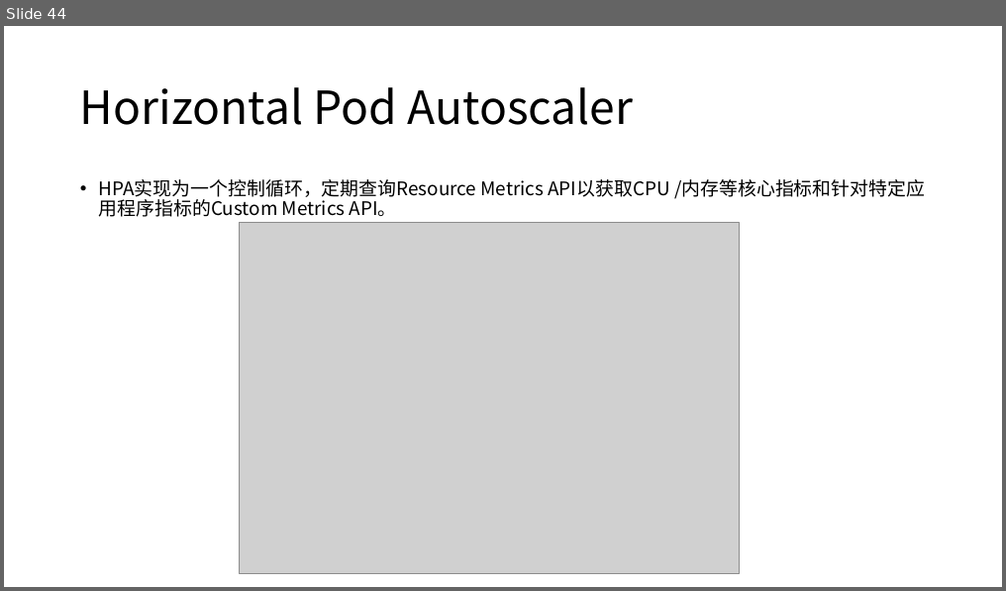
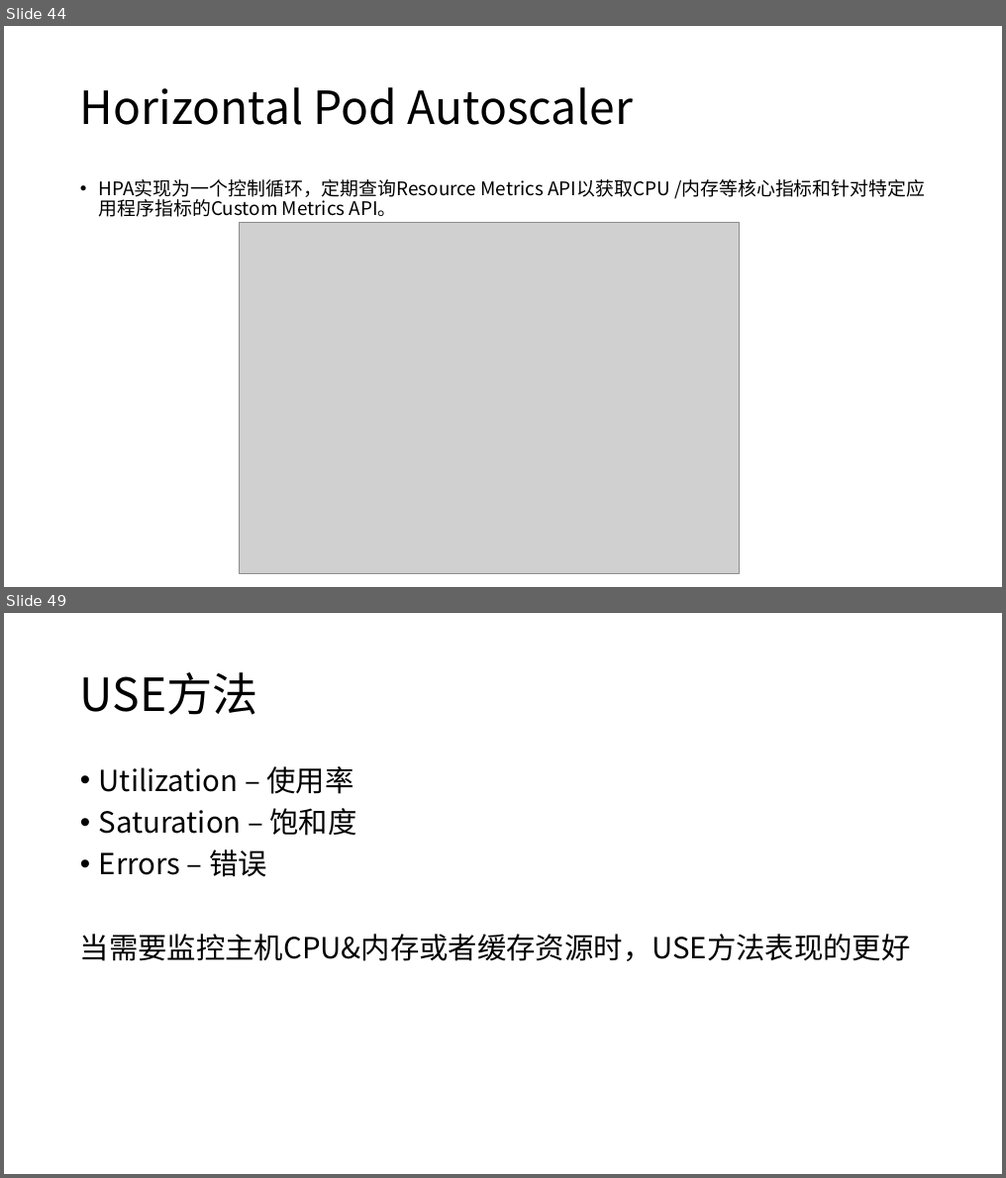
Before and after one commit to kingreatwill/open, a slide deck: files/Prometheus.pptx. Shown one above the other, each under a label of ours: slide 44 before the commit, slides 44 and 49 after it; the slides between them are not shown. The pictures are 1006x591 and 1006x1178 pixels, drawn with LibreOffice and Linux fonts; fonts in the diff are those of the drawing; grey boxes stand for pictures. Boxes give left, top, right and bottom in pixels: in the first picture for what was removed or moved away, otherwise in the second. Text is boxed around its words. In the diff, an @@ line names an element or a change of style, - is before the commit and + after.

```diff
--- a/files/Prometheus.pptx
+++ b/files/Prometheus.pptx
@@ slide 49 added at (x1=4, y1=613, x2=1002, y2=1174), background #FFFFFF @@
@@ title added at (x1=80, y1=672, x2=258, y2=715), 44 pt, text #000000 @@
+USE方法
@@ text added at (x1=80, y1=766, x2=911, y2=961), 28 pt, text #000000 @@
+• Utilization – 使用率
+• Saturation – 饱和度
+• Errors – 错误
+当需要监控主机CPU&内存或者缓存资源时，USE方法表现的更好
```
Also in this commit, not shown: 4 other slides added, 2 other files.
